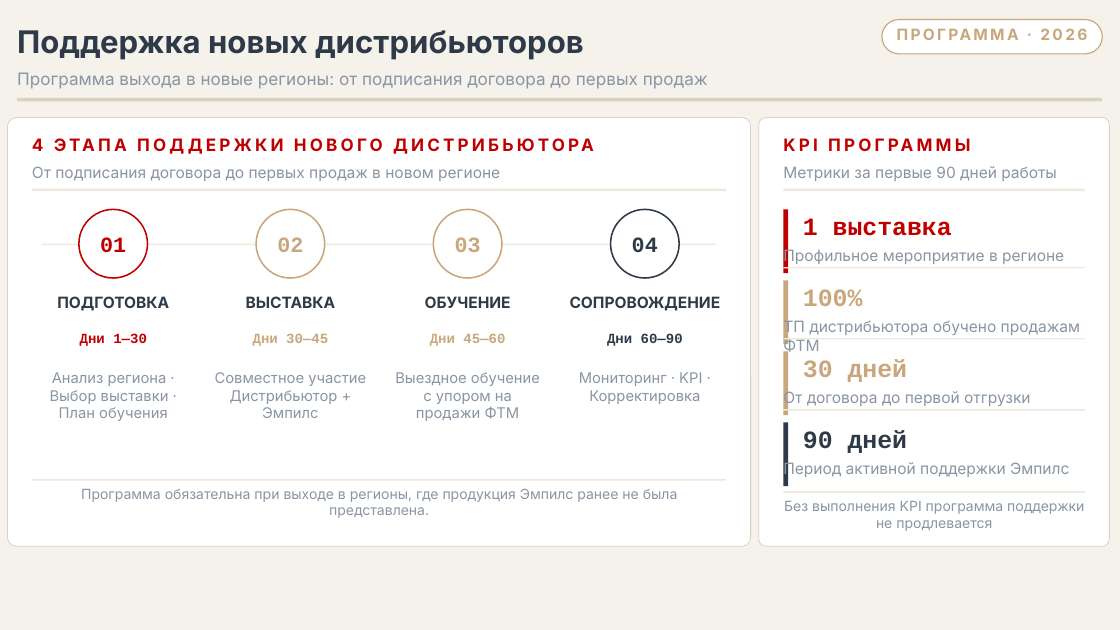
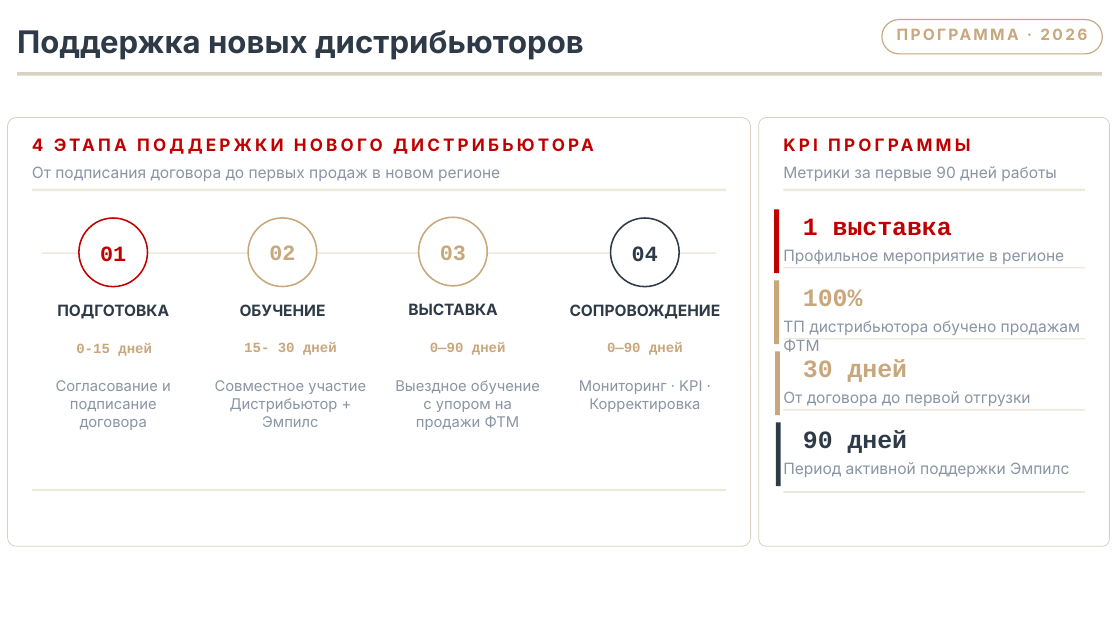
Before and after one commit to Iverson76newcomer/radar-empils, a slide deck: slide 6 of download/Презентация_для_ГД_final.pptx (slide 8 before the commit). Drawn at 1120x630 pixels with LibreOffice and Linux fonts; fonts in the diff are those of the drawing. Boxes give left, top, right and bottom in pixels: in the first picture for what was removed or moved away, otherwise in the second. Text is boxed around its words. In the diff, an @@ line names an element or a change of style, - is before the commit and + after.

```diff
--- a/download/Презентация_для_ГД_final.pptx
+++ b/download/Презентация_для_ГД_final.pptx
@@ background #F5F2EC to #FFFFFF @@
@@ rectangle: place and size @@
-rectangle at bbox=[17, 97, 1101, 101]
+rectangle at bbox=[17, 72, 1101, 75]
@@ text removed at bbox=[17, 72, 708, 89] @@
-Программа выхода в новые регионы: от подписания договора до первых продаж
@@ text "02": place and size @@
-text "02" at bbox=[277, 237, 303, 252]
+text "02" at bbox=[269, 245, 295, 260]
@@ rounded rectangle: place and size @@
-rounded rectangle at bbox=[256, 209, 325, 278]
+rounded rectangle at bbox=[249, 218, 317, 287]
@@ text "03": place and size @@
-text "03" at bbox=[455, 237, 481, 252]
+text "03" at bbox=[440, 245, 466, 260]
@@ rounded rectangle: place and size @@
-rounded rectangle at bbox=[433, 209, 502, 278]
+rounded rectangle at bbox=[419, 217, 487, 286]
@@ 3 rectangles: place and size @@
-3 rectangles at bbox=[783, 209, 787, 416]
+3 rectangles at bbox=[774, 209, 780, 416]
@@ text "ОБУЧЕНИЕ": place and size @@
-text "ОБУЧЕНИЕ" at bbox=[425, 296, 511, 308]
+text "ОБУЧЕНИЕ" at bbox=[240, 304, 326, 316]
@@ text "ВЫСТАВКА": place and size @@
-text "ВЫСТАВКА" at bbox=[246, 296, 335, 308]
+text "ВЫСТАВКА" at bbox=[408, 303, 497, 315]
@@ text added at bbox=[76, 343, 152, 356], 9 pt, text #C9A77C, bold @@
+0-15 дней
@@ text removed at bbox=[80, 333, 147, 346] @@
-Дни 1—30
@@ text at bbox=[244, 342, 337, 355]: text changed @@
-Дни 30—45
+15- 30 дней
@@ text at bbox=[430, 342, 506, 355]: text changed @@
-Дни 45—60
+0—90 дней
@@ text at bbox=[607, 342, 683, 355]: text changed; text colour #2F3A48 to #C9A77C @@
-Дни 60—90
+0—90 дней
@@ text at bbox=[56, 380, 171, 430]: text changed @@
-Анализ региона · Выбор выставки · План обучения
+Согласование и подписание договора
@@ rectangle: place and size @@
-rectangle at bbox=[783, 422, 787, 486]
+rectangle at bbox=[776, 422, 781, 486]
@@ 7 texts, 2 rectangles, 2 rounded rectangles: place and size @@
-7 texts, 2 rectangles, 2 rounded rectangles at bbox=[32, 209, 727, 482]
+7 texts, 2 rectangles, 2 rounded rectangles at bbox=[32, 218, 727, 492]
@@ text removed at bbox=[81, 489, 678, 518] @@
-Программа обязательна при выходе в регионы, где продукция Эмпилс ранее не была представлена.
@@ text removed at bbox=[784, 501, 1084, 531] @@
-Без выполнения KPI программа поддержки не продлевается
```
Also in this commit, not shown: 3 other slides changed, 2 slides added, 1 slide removed, 4 other files.
